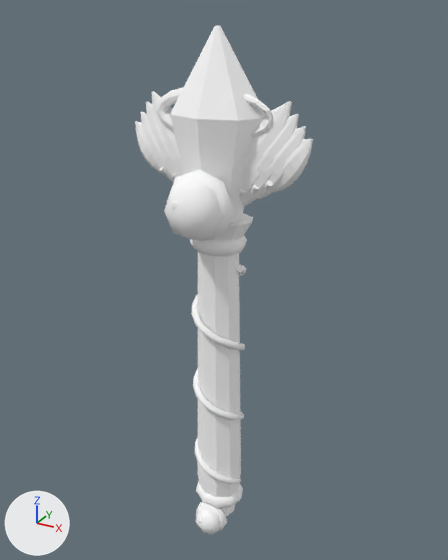
The OBJ model src/main/resources/assets/sunlit_journal_core/models/fantasy/heaven_relic/shovel.obj as it was, and as the next commit left it.
Camera for both pictures: a camera (50 mm lens) standing at (0.981, -1.355, 0.974) and looking at (0.506, -0.492, 0.543). The axes (+X, +Y, +Z) are drawn at lower left. The lights are the same throughout. The picture after the commit comes second. Where no turn or scale is listed for an object, it has been applied to the vertices. Vertices at exactly the same position are counted once.

Objects in the first picture: 'shovel'.
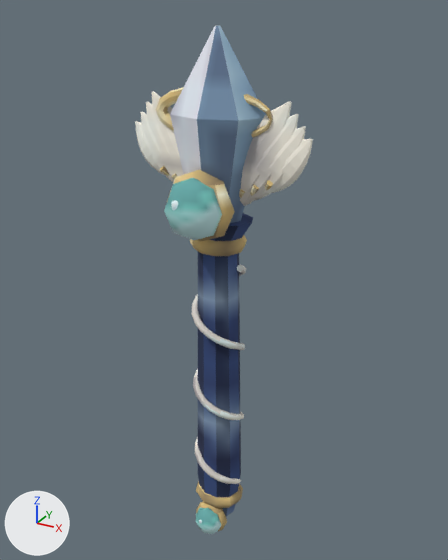
Diff of the bpy script that builds the scene:
```diff
--- a/src/main/resources/assets/sunlit_journal_core/models/fantasy/heaven_relic/shovel.obj.py
+++ b/src/main/resources/assets/sunlit_journal_core/models/fantasy/heaven_relic/shovel.obj.py
@@ img_main @@
+img_main = load_image('main', '../../../textures/item/fantasy_materials/heaven_relic/main.png', 64, 64, 'sRGB')
@@ img_shade @@
+img_shade = load_image('shade', '../../../textures/item/fantasy_materials/heaven_relic/shade.png', 64, 64, 'sRGB')
@@ img_edge @@
+img_edge = load_image('edge', '../../../textures/item/fantasy_materials/heaven_relic/edge.png', 64, 64, 'sRGB')
@@ img_accent @@
+img_accent = load_image('accent', '../../../textures/item/fantasy_materials/heaven_relic/accent.png', 16, 16, 'sRGB')
@@ img_secondary @@
+img_secondary = load_image('secondary', '../../../textures/item/fantasy_materials/heaven_relic/secondary.png', 64, 64, 'sRGB')
@@ img_metal @@
+img_metal = load_image('metal', '../../../textures/item/fantasy_materials/heaven_relic/metal.png', 64, 64, 'sRGB')
@@ img_grip @@
+img_grip = load_image('grip', '../../../textures/item/fantasy_materials/heaven_relic/grip.png', 32, 32, 'sRGB')
@@ img_grip_shade @@
+img_grip_shade = load_image('grip_shade', '../../../textures/item/fantasy_materials/heaven_relic/grip_shade.png', 32, 32, 'sRGB')
@@ mat_grip_shade @@
 mat_grip_shade = principled_material('grip_shade')
-mat_grip_shade.texture = img_fantasy_white
+mat_grip_shade.texture = img_grip_shade
 mat_grip_shade.roughness = 1.0
@@ mat_grip @@
 mat_grip = principled_material('grip')
-mat_grip.texture = img_fantasy_white
+mat_grip.texture = img_grip
 mat_grip.roughness = 1.0
@@ mat_metal @@
 mat_metal = principled_material('metal')
-mat_metal.texture = img_fantasy_white
+mat_metal.texture = img_metal
 mat_metal.roughness = 1.0
@@ mat_secondary @@
 mat_secondary = principled_material('secondary')
-mat_secondary.texture = img_fantasy_white
+mat_secondary.texture = img_secondary
 mat_secondary.roughness = 1.0
@@ mat_accent @@
 mat_accent = principled_material('accent')
-mat_accent.texture = img_fantasy_white
+mat_accent.texture = img_accent
 mat_accent.roughness = 1.0
@@ mat_edge @@
 mat_edge = principled_material('edge')
-mat_edge.texture = img_fantasy_white
+mat_edge.texture = img_edge
 mat_edge.roughness = 1.0
@@ mat_shade @@
 mat_shade = principled_material('shade')
-mat_shade.texture = img_fantasy_white
+mat_shade.texture = img_shade
 mat_shade.roughness = 1.0
@@ mat_main @@
 mat_main = principled_material('main')
-mat_main.texture = img_fantasy_white
+mat_main.texture = img_main
 mat_main.roughness = 1.0
@@ me_shovel @@
 me_shovel.from_pydata(...)  # 1528 vertices, 2948 faces; spans x 0.343..0.657, y -0.616..-0.437, z 0.008..0.95
 # used by ob_shovel; location = (0.0, 0.0, 0.0)
+# me_shovel part 1: texture (UV) coordinates of 2944 of 2948 faces, centred in x 0.343..0.657, y -0.61..-0.451, z 0.014..0.95, changed; they spanned u 0.5..0.5, v 0.5..0.5 and now span u 0.0..1.0, v 0.0..1.0
 me_shovel.materials.append(mat_grip_shade)
```

Changed parts and their boxes [x1, y1, x2, y2] in the pictures (448 x 560 px):
'shovel', surface changed (darker): [135, 26, 313, 534] in both
